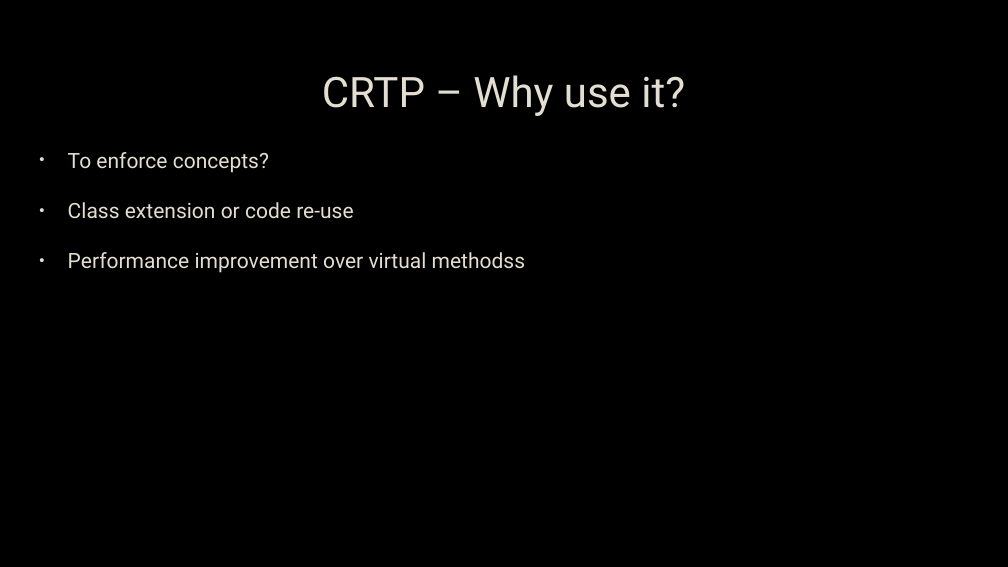
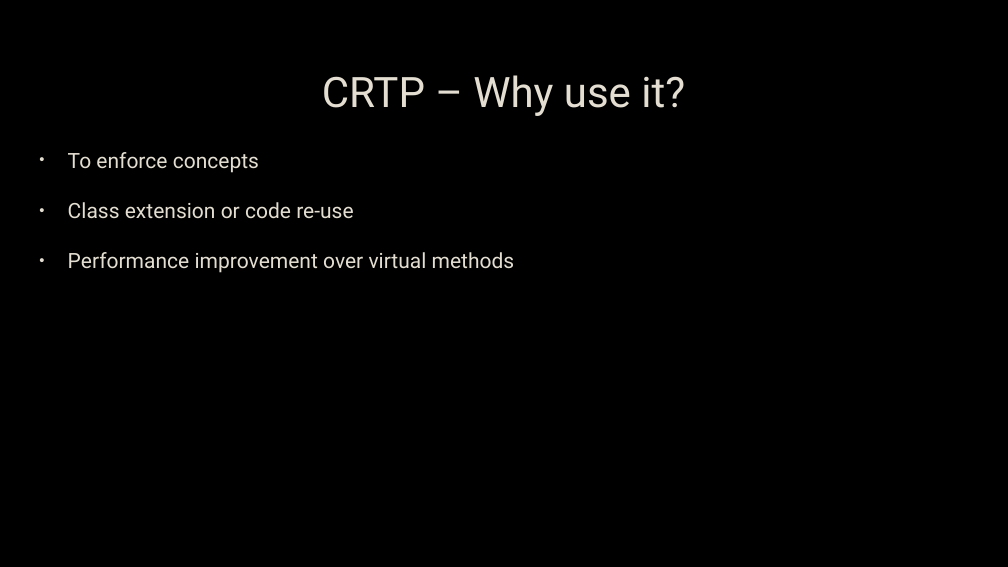
Before and after one commit to capsocrates/crtp-meetup-talk, a slide deck: slide 11 of CRTP.pptx. Drawn at 1008x567 pixels with LibreOffice and Linux fonts; fonts in the diff are those of the drawing; background and template pictures are left out. Boxes give left, top, right and bottom in pixels: in the first picture for what was removed or moved away, otherwise in the second. Text is boxed around its words. In the diff, an @@ line names an element or a change of style, - is before the commit and + after.

Commit message:
WIP on adding concept-enforcement to the presentation

```diff
--- a/CRTP.pptx
+++ b/CRTP.pptx
@@ text at box(68, 152, 259, 173): text changed @@
-• To enforce concepts?
+• To enforce concepts
@@ text at box(68, 252, 515, 273): text changed @@
-• Performance improvement over virtual methodss
+• Performance improvement over virtual methods
```
Also in this commit, not shown: 2 other slides changed, 2 slides added, 5 other files.
